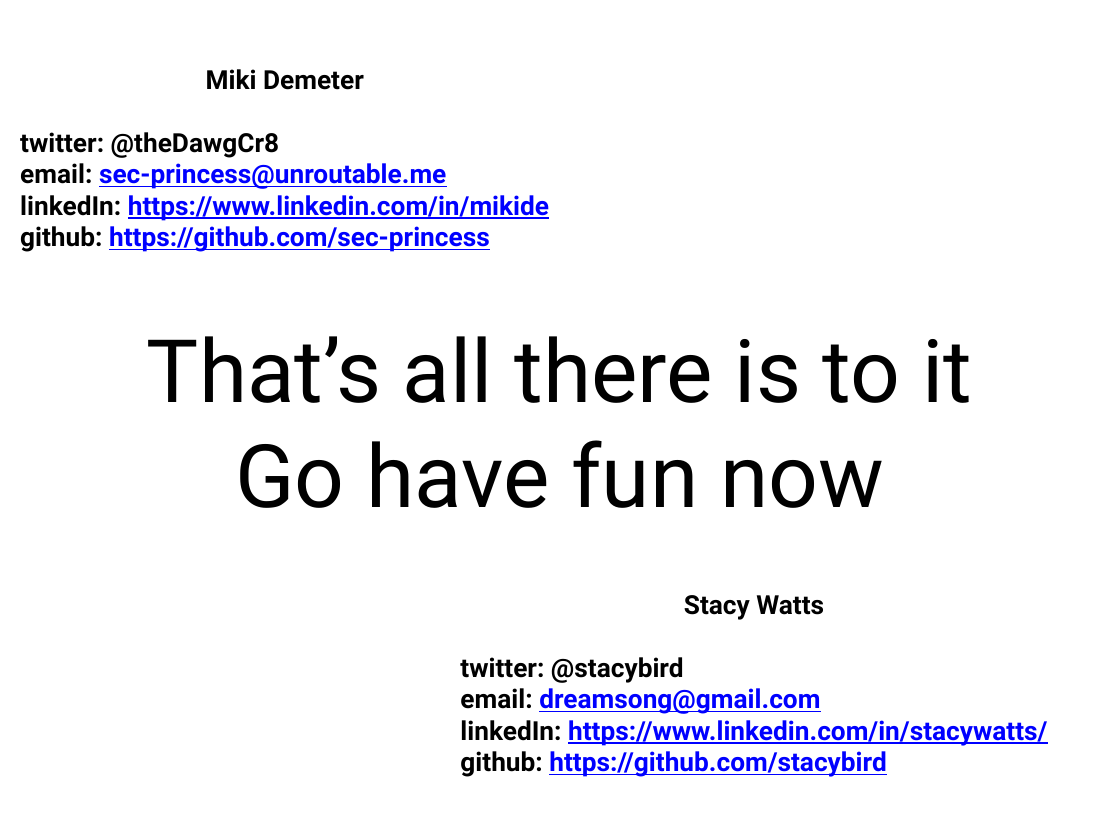
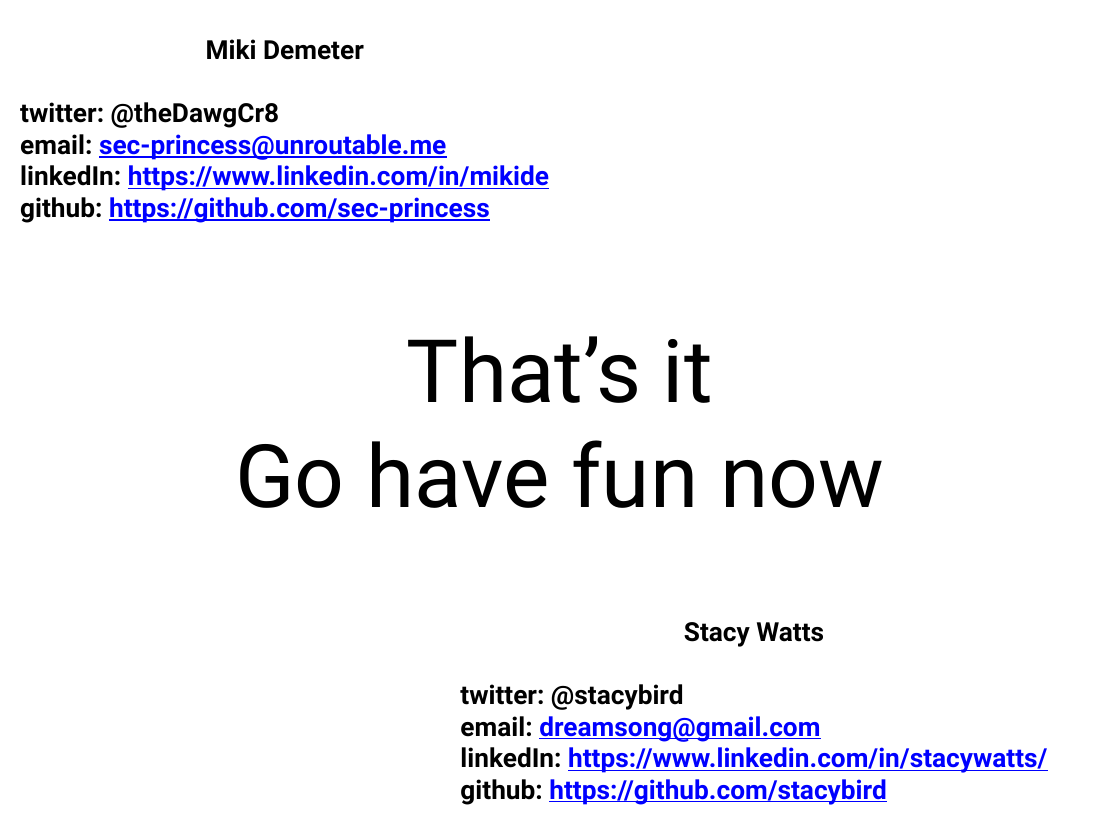
Before and after one commit to sec-princess/CTF-101, a slide deck: slide 27 of CTF-101 H4ck3r k1d3rgart3n.pptx (slide 28 before the commit). Drawn at 1120x840 pixels with LibreOffice and Linux fonts; fonts in the diff are those of the drawing. Boxes give left, top, right and bottom in pixels: in the first picture for what was removed or moved away, otherwise in the second. Text is boxed around its words. In the diff, an @@ line names an element or a change of style, - is before the commit and + after.

```diff
--- a/CTF-101 H4ck3r k1d3rgart3n.pptx
+++ b/CTF-101 H4ck3r k1d3rgart3n.pptx
@@ text "Miki Demeter": place and size @@
-text "Miki Demeter" at bbox=[20, 69, 549, 252]
+text "Miki Demeter" at bbox=[20, 39, 549, 223]
@@ title at bbox=[407, 336, 713, 403]: text changed @@
-That’s all there is to it
+That’s it
@@ text "Stacy Watts": place and size @@
-text "Stacy Watts" at bbox=[460, 595, 1047, 777]
+text "Stacy Watts" at bbox=[460, 622, 1047, 805]
```
Also in this commit, not shown: 1 slide removed, 1 other file.
